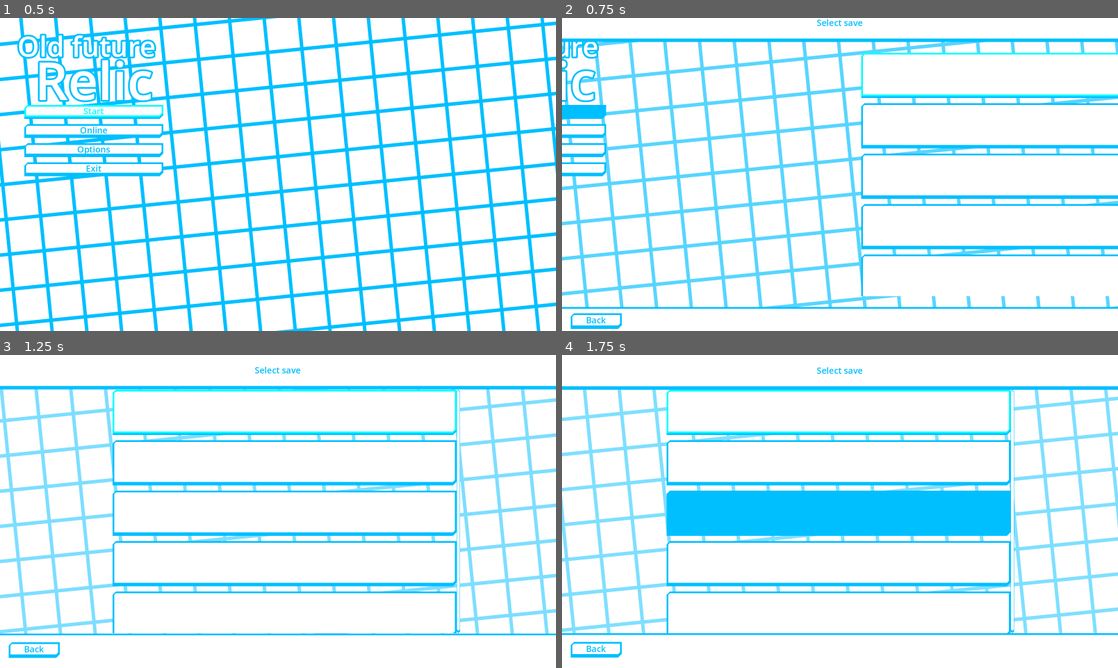
Above: before the commit, frames 1-4 (two rows, left to right).
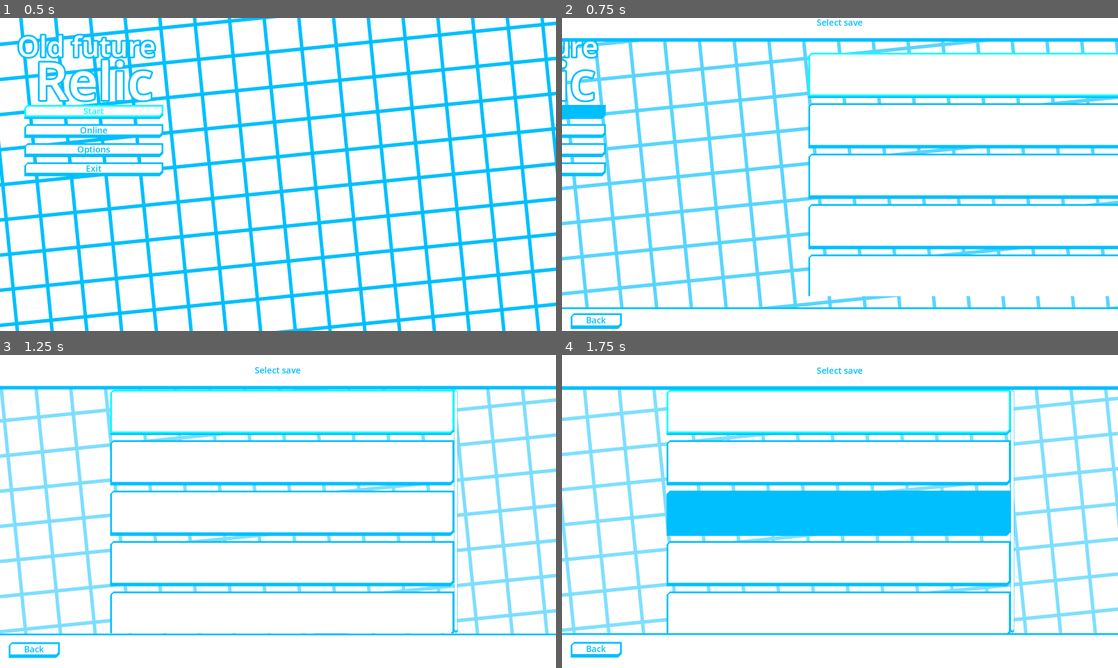
Above: after the commit, the same moments.

Repository: Ironnoob73/OldFutureRelic
Game: Godot game, scene res://Title/TitleScene.tscn
Two runs of this game, one before a commit and one after it. Both use one fixed random seed, a clock stepped at 60 frames per second and the inputs below.
Inputs (mouse positions are in pixels of both pictures, inside the frame that each line leads up to):
- Up to frame 1 (0.5 s): no input
- Up to frame 2 (0.75 s): click "Start" at 0.5 s
- Up to frame 3 (1.25 s): no input
- Up to frame 4 (1.75 s): move the mouse to (962, 495) at 1.27 s; hold E (tab_right) from 1.28 s (still down)

Frame 1 is identical in both runs. In frame 2, 3.9% of the frame differs, in the area x 0-100%, y 0-94%; in frame 3, 1.4%; in frame 4, nothing differs.

Commit message:
20231202DU2

Diff:
--- a/Title/TitleScene.gd
+++ b/Title/TitleScene.gd
@@ -29,38 +29,60 @@
 
 func _process(delta):
 	#Menu switch animate
-	if current_menu == "title":		main_menu.position.x = lerp( main_menu.position.x , 0.0 , 0.1 )
-	else:							main_menu.position.x = lerp( main_menu.position.x , -500.0 , 0.1 )
+	if current_menu == "title":
+		main_menu.visible = true
+		main_menu.position.x = lerp( main_menu.position.x , 0.0 , 0.1 )
+	else:
+		main_menu.position.x = lerp( main_menu.position.x , -501.0 , 0.1 )
+		if main_menu.position.x < -500.0 : main_menu.visible = false
 
 	if current_menu == "saves" or current_menu == "online" or current_menu == "options":
+		back_button.visible = true
 		back_button.position.y = lerp( back_button.position.y , get_viewport().size.y - 75.0 , 0.1 )
 	else:
-		back_button.position.y = lerp( back_button.position.y , get_viewport().size.y - 0.0 , 0.1 )
+		back_button.position.y = lerp( back_button.position.y , get_viewport().size.y + 1.0 , 0.1 )
+		if back_button.position.x > get_viewport().size.y : back_button.visible = false
 
 	if current_menu == "saves":
+		saves_menu.visible = true
+		saves_pan_u.visible = true
+		saves_pan_d.visible = true
 		saves_menu.position.x = lerp( saves_menu.position.x , (get_viewport().size.x - saves_menu.size.x)/2.0 , 0.1 )
 		saves_pan_u.position.y = lerp( saves_pan_u.position.y , 0.0 , 0.1 )
 		saves_pan_d.position.y = lerp( saves_pan_d.position.y , get_viewport().size.y - 100.0 , 0.1 )
 		background_color_fr = lerp(background_color_fr,0.5,0.1)
 		background_color_fg = lerp(background_color_fg,0.875,0.1)
 	else:
-		saves_menu.position.x = lerp( saves_menu.position.x ,get_viewport().size.x + 500.0 , 0.1 )
-		saves_pan_u.position.y = lerp( saves_pan_u.position.y , -100.0 , 0.1 )
-		saves_pan_d.position.y = lerp( saves_pan_d.position.y , get_viewport().size.y + 0.0 , 0.1 )
+		saves_menu.position.x = lerp( saves_menu.position.x ,get_viewport().size.x + 1.0 , 0.1 )
+		if saves_menu.position.x > get_viewport().size.x : saves_menu.visible = false
+		saves_pan_u.position.y = lerp( saves_pan_u.position.y , -101.0 , 0.1 )
+		if saves_pan_u.position.y < -100.0 : saves_pan_u.visible = false
+		saves_pan_d.position.y = lerp( saves_pan_d.position.y , get_viewport().size.y + 1.0 , 0.1 )
+		if saves_pan_d.position.y > get_viewport().size.y + 0.0 : saves_pan_d.visible = false
 		background_color_fr = lerp(background_color_fr,0.0,0.1)
 
-	if current_menu == "online":	online_menu.position.x = lerp( online_menu.position.x , (get_viewport().size.x - online_menu.size.x)/2.0 , 0.1 )
-	else:							online_menu.position.x = lerp( online_menu.position.x ,get_viewport().size.x + 500.0 , 0.1 )
+	if current_menu == "online":
+		online_menu.visible = true
+		online_menu.position.x = lerp( online_menu.position.x , (get_viewport().size.x - online_menu.size.x)/2.0 , 0.1 )
+	else:
+		online_menu.position.x = lerp( online_menu.position.x , get_viewport().size.x + 1.0 , 0.1 )
+		if online_menu.position.x > get_viewport().size.x : online_menu.visible = false
 
-	if current_menu == "options":	options_menu.position.y = lerp( options_menu.position.y , (get_viewport().size.y - options_menu.size.y)/2.0 , 0.1 )
-	else:							options_menu.position.y = lerp( options_menu.position.y , get_viewport().size.y + 100.0 , 0.1 )
+	if current_menu == "options":
+		options_menu.visible = true
+		options_menu.position.y = lerp( options_menu.position.y , (get_viewport().size.y - options_menu.size.y)/2.0 , 0.1 )
+	else:
+		options_menu.position.y = lerp( options_menu.position.y , get_viewport().size.y + 1.0 , 0.1 )
+		if options_menu.position.y > get_viewport().size.y : options_menu.visible = false
 
 	if current_menu == "exit":
+		exit_menu.visible = true
 		exit_menu.position.x = lerp( exit_menu.position.x , (get_viewport().size.x - exit_menu.size.x)/2.0 , 0.1 )
 		background_color = lerp(background_color,0.0,0.1)
 		background_color_fg = lerp(background_color_fg,0.0,0.1)
 	else:
-		exit_menu.position.x = lerp( exit_menu.position.x ,get_viewport().size.x + 100.0 , 0.1 )
+		exit_menu.position.x = lerp( exit_menu.position.x ,get_viewport().size.x + 1.0 , 0.1 )
+		if exit_menu.position.x > get_viewport().size.x : exit_menu.visible = false
 		background_color = lerp(background_color,1.0,0.1)
 
 	#Chage width
